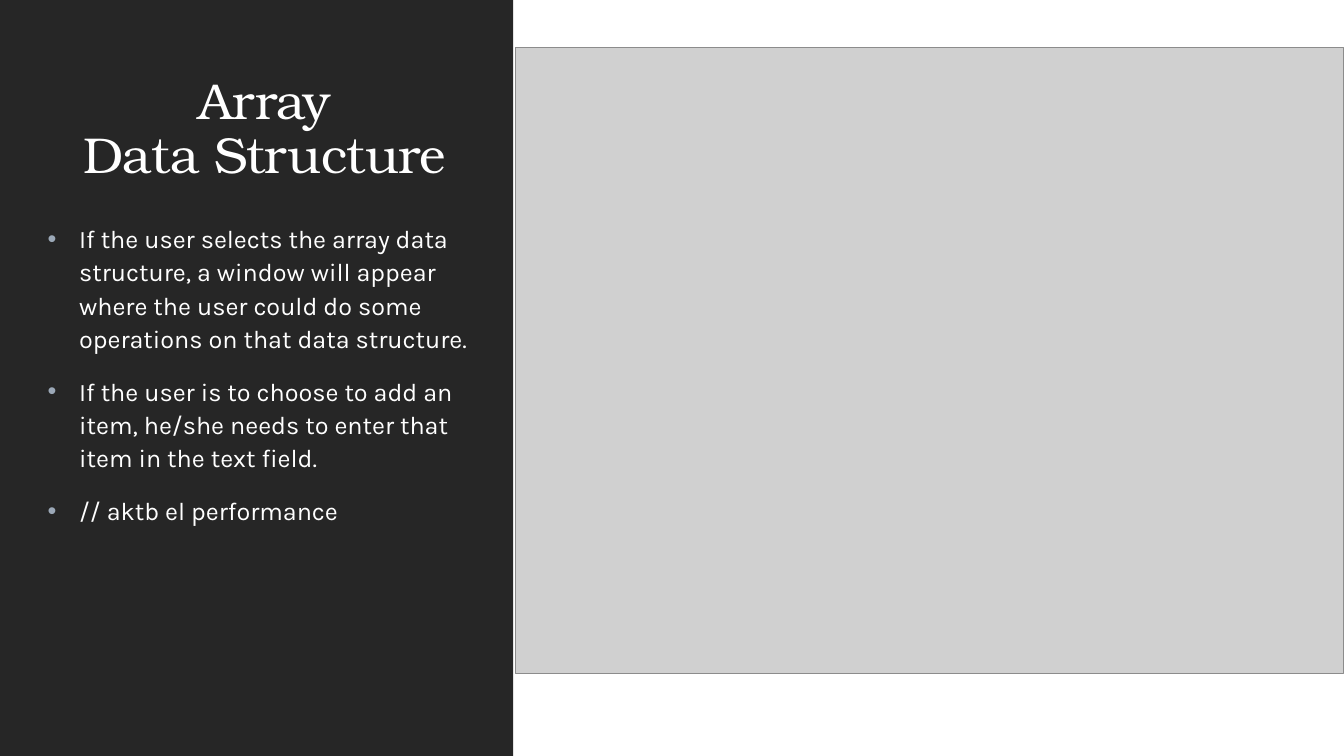
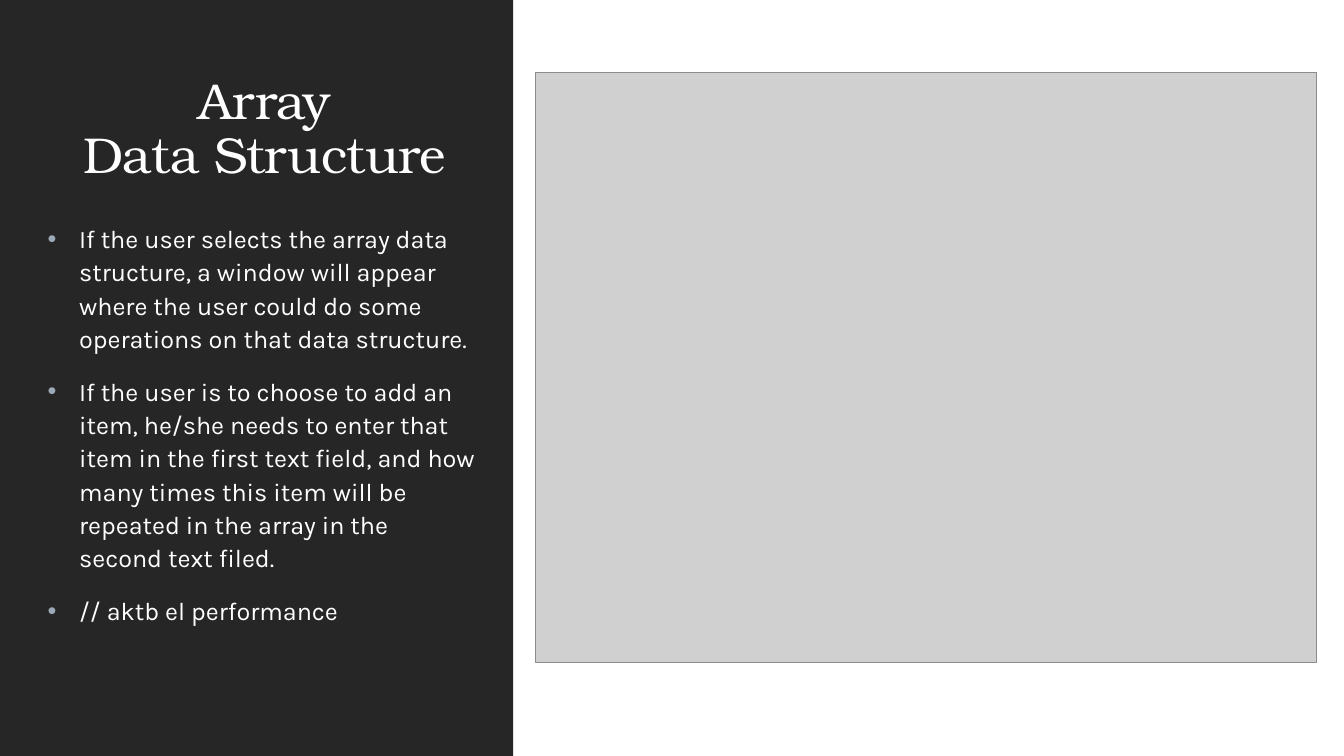
Before and after one commit to Eman-123-eng/Data-Struc.-Visualization, a slide deck: slide 5 of Data Structure Visualization.pptx. Drawn at 1344x756 pixels with LibreOffice and Linux fonts; fonts in the diff are those of the drawing; grey boxes stand for pictures. Boxes give left, top, right and bottom in pixels: in the first picture for what was removed or moved away, otherwise in the second. Text is boxed around its words. In the diff, an @@ line names an element or a change of style, - is before the commit and + after.

```diff
--- a/Data Structure Visualization.pptx
+++ b/Data Structure Visualization.pptx
@@ picture: place and size @@
-picture at (516,47,1344,674)
+picture at (535,73,1317,662)
@@ text at (79,383,475,568): text changed @@
-• If the user is to choose to add an item, he/she needs to enter that item in the text field.
+• If the user is to choose to add an item, he/she needs to enter that item in the first text field, and how many times this item will be repeated in the array in the second text filed.
```
Also in this commit, not shown: 4 other slides changed, 29 other files.
